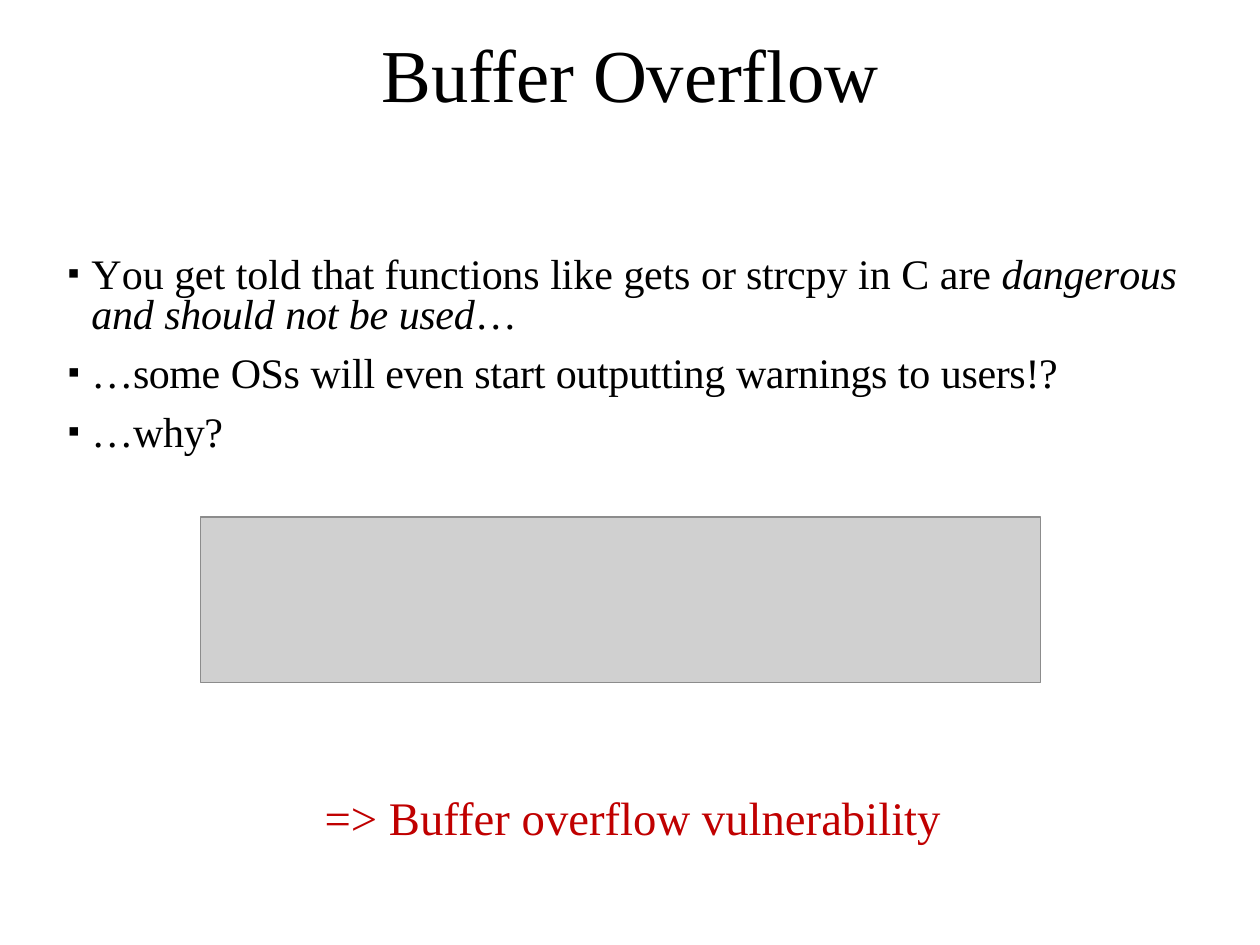
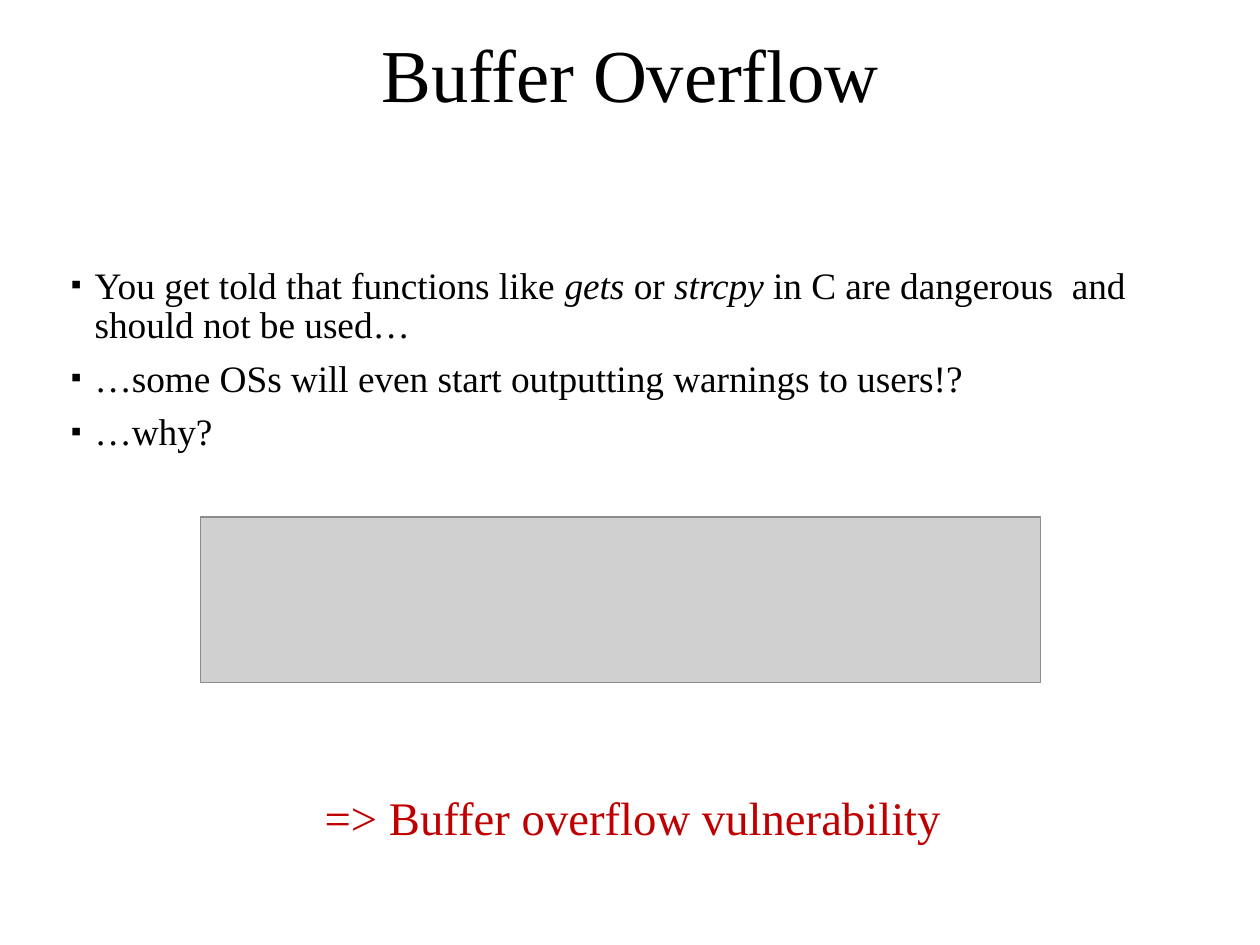
Before and after one commit to cs-uob/COMS20012, a slide deck: slide 12 of docs/Intro to Software Security.pptx (slide 11 before the commit). Drawn at 1260x945 pixels with LibreOffice and Linux fonts; fonts in the diff are those of the drawing; grey boxes stand for pictures. Boxes give left, top, right and bottom in pixels: in the first picture for what was removed or moved away, otherwise in the second. Text is boxed around its words. In the diff, an @@ line names an element or a change of style, - is before the commit and + after.

```diff
--- a/docs/Intro to Software Security.pptx
+++ b/docs/Intro to Software Security.pptx
@@ text "You get told that functions ...": place and size @@
-text "You get told that functions ..." at [91,259,1177,455]
+text "You get told that functions ..." at [95,272,1126,453]
@@ text "You get told that functions ..." at [95,272,1126,453]: size 18 to 16 pt; letter spacing -1.6 to 0 pt in "You"; letter spacing -0.1 to 0 pt in "You get told that functions like gets ...", "OSs will even start outputting warnings to ...", "…why?"; italic on in "gets strcpy"; italic off in "dangerous and should not be used…"; letter spacing -0.2 to 0 pt in "…some" @@
```
Also in this commit, not shown: 4 other slides changed, 1 slide added.
